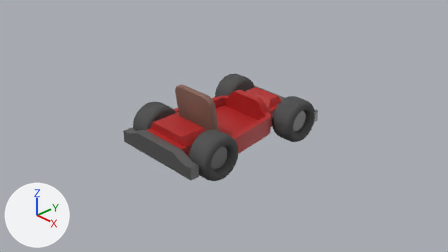
What one commit did to the Blender file data/Assets/Models/Kart 1/Kart.blend.
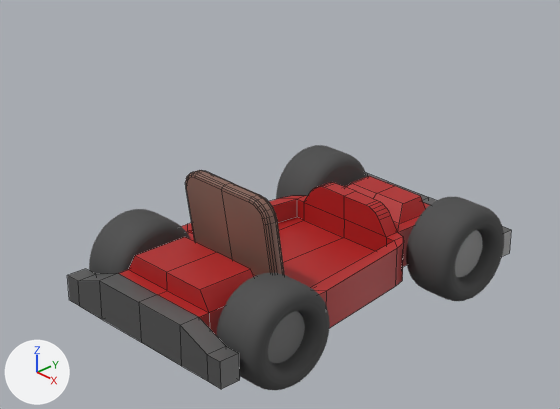
Old and new are each drawn from the file's camera 'Camera' and again close up on the part from 21% to 76% of the width and 4% to 75% of the height. The axes (+X, +Y, +Z) are drawn at lower left. The lights are the same throughout. The close-ups show mesh edges as thin lines.

The first close-up shows 'Chassi', 'Wheel_FL', 'Wheel_FR', 'Wheel_RL', 'Wheel_RR'.
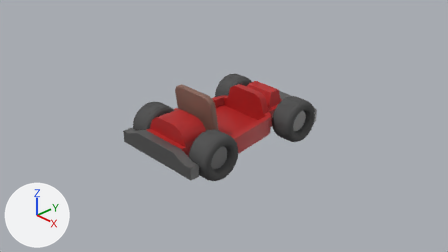
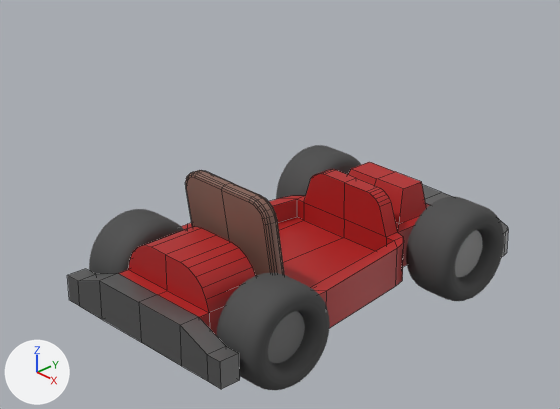
Edits to the bpy script that builds the scene:
```text
Change me_cube_001:
    used by ob_chassi; location = (0.0, 0.0, 0.0)
    remove me_cube_001.from_pydata(...)  # 175 vertices, 138 faces; spans x -0.9..0.0, y -1.56..1.57, z -0.17..0.84
    add me_cube_001.from_pydata(...)  # 191 vertices, 147 faces; spans x -0.9..0.0, y -1.56..1.74, z -0.17..0.84
    me_cube_001 part 1
    2 vertices are removed from x -0.47, y 1.57, z -0.17..0.04
    9 faces are deleted
    8 vertices in x -0.37..-0.27, y 0.54..0.67, z 0.31..0.36 move by (0.0, 0.0, 0.12)
    6 vertices in x -0.39..0.0, y 0.54..0.67, z 0.29..0.37 move by (0.0, 0.0, 0.11)
    4 vertices in x -0.29..0.0, y 0.92..1.13, z 0.28 move by (0.0, 0.0, 0.13)
    6 vertices move from x -0.9..0.0, y 1.57, z -0.17..0.04 to x -0.9..0.0, y 1.5..1.74, z -0.17..0.04
    10 vertices are added at x -0.88..-0.39, y 1.56..1.74, z -0.17..0.04
    14 new faces join them, mat_mat_bumper (grey #888888)
    me_cube_001 part 2
    3 faces are deleted
    4 vertices move from x -0.38..0.0, y -1.29..-0.81, z 0.31 to x -0.44..0.0, y -1.29..-0.81, z 0.26..0.45
    8 vertices are added at x -0.4..-0.17, y -1.29..-0.81, z 0.33..0.45
    7 new faces join them, mat_mat_car (red #b42121)
```

What differs and where, as boxes [x1, y1, x2, y2] in the close-ups (560 x 409 px):
'Chassi', reshaped: before [67, 170, 511, 389]; after [67, 162, 508, 389]
part 1 of me_cube_001, built on: before [304, 173, 511, 256]; after [304, 162, 508, 256]
part 2 of me_cube_001, built on: before [128, 237, 254, 313]; after [128, 226, 256, 313]
